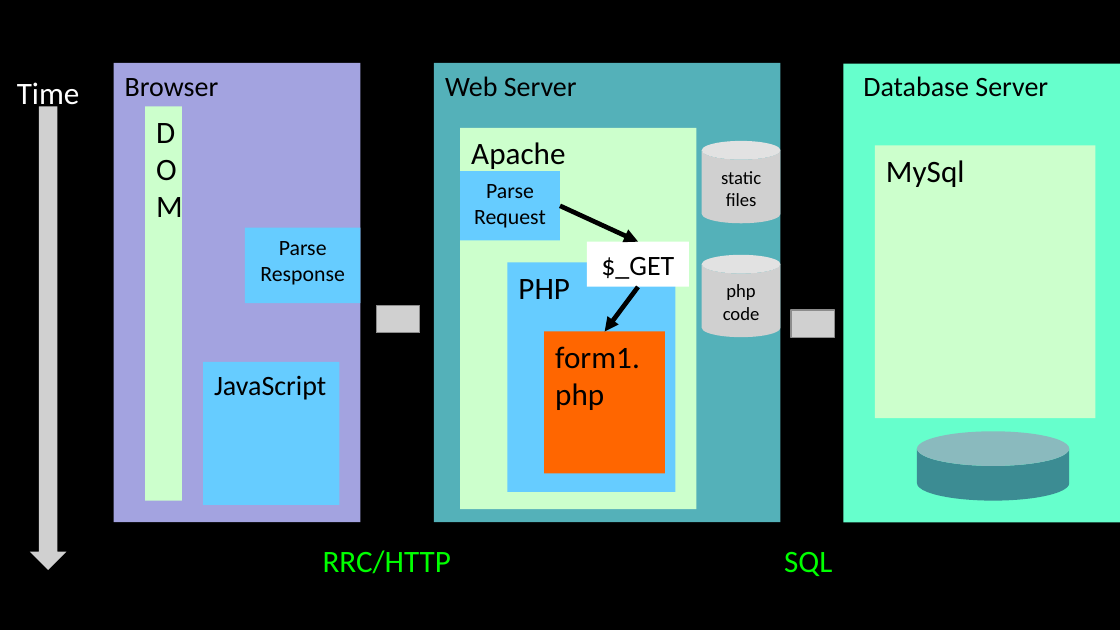
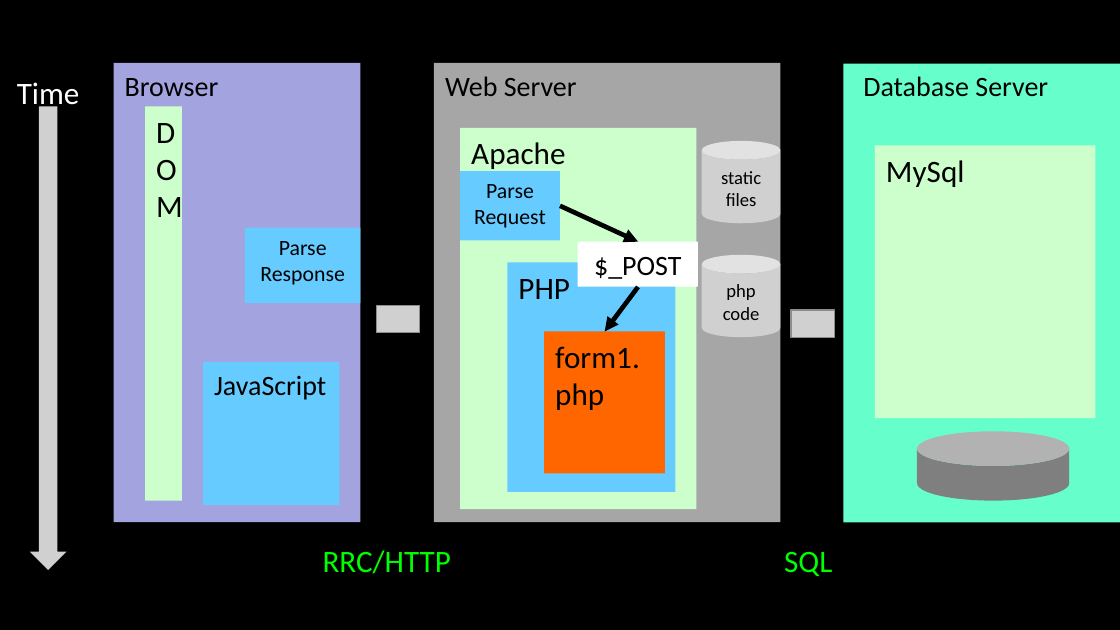
Before and after one commit to csev/wa4e, a slide deck: slide 8 of lectures/PHP-04-Forms.ppt (slide 12 before the commit). Drawn at 1120x630 pixels with LibreOffice and Linux fonts; fonts in the diff are those of the drawing; grey boxes stand for pictures. Boxes give left, top, right and bottom in pixels: in the first picture for what was removed or moved away, otherwise in the second. Text is boxed around its words. In the diff, an @@ line names an element or a change of style, - is before the commit and + after.

```diff
--- a/lectures/PHP-04-Forms.ppt
+++ b/lectures/PHP-04-Forms.ppt
@@ rectangle "Web Server" at [435, 63, 781, 522]: fill #54B1B9 to #A6A6A6 @@
@@ rectangle added at [578, 242, 698, 287], fill #FFFFFF, 18 pt, text #000000 @@
+$_POST
@@ rectangle removed at [587, 242, 689, 287] @@
-$_GET
@@ cylinder at [917, 431, 1070, 501]: fill #3C8C93 to #7F7F7F @@
```
Also in this commit, not shown: 17 other slides changed, 4 slides added, 4 slides removed, 3 other files.
